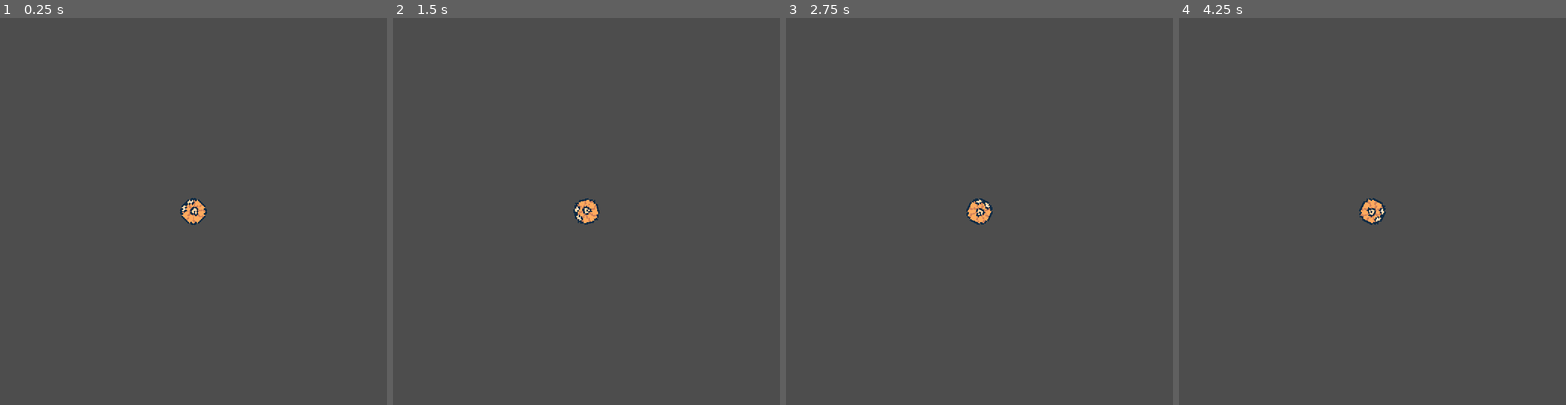
Above: before the commit, frames 1-4 (left to right).
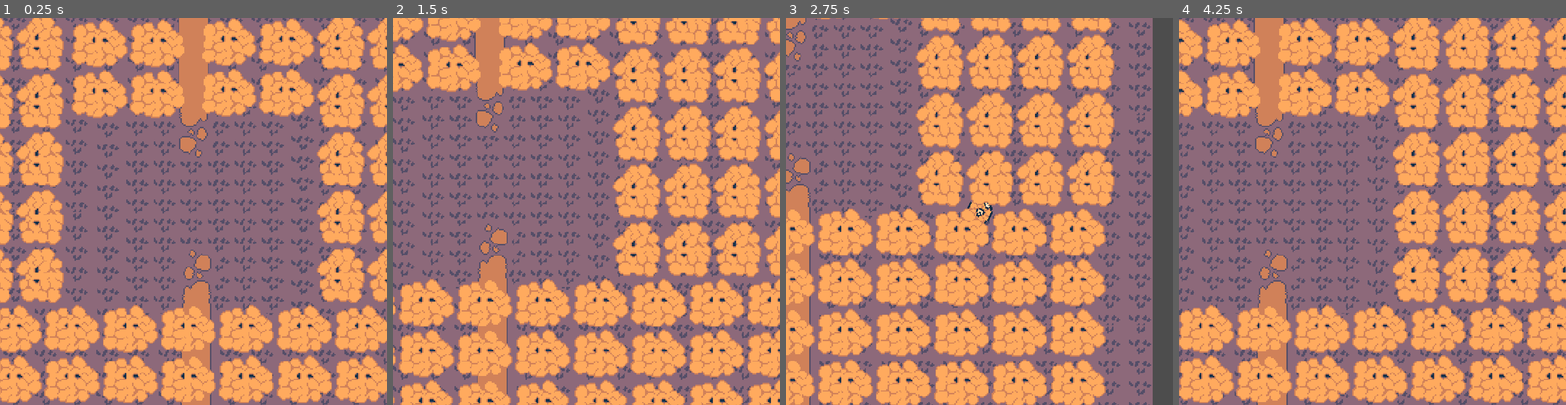
Above: after the commit, the same moments.

Repository: QuoteGenerator/Jame_Gam_Halloween
Game: Godot game, scene res://Tutorial_Area.tscn
The game is run twice, just before and just after one commit, with the same random seed, the same clock (stepped at 60 frames per second) and the same inputs. This scene is started directly instead of the project's main scene.
Inputs (mouse positions are in pixels of both pictures, inside the frame that each line leads up to):
- Up to frame 1 (0.25 s): no input
- Up to frame 2 (1.5 s): tap Enter at 0.5 s; move the mouse to (671, 192) at 0.52 s; hold D 0.53-1.28 s; move the mouse to (509, 230) at 1.27 s; hold S from 1.28 s (still down)
- Up to frame 3 (2.75 s): move the mouse to (1018, 126) at 2.02 s; release S at 2.03 s; hold D from 2.03 s (still down)
- Up to frame 4 (4.25 s): move the mouse to (1353, 288) at 2.77 s; release D at 2.78 s; hold W 2.78-3.53 s; move the mouse to (1488, 269) at 3.52 s; hold A from 3.53 s (still down)

The runs differ from the first frame. In frame 1, 100% of the frame differs, in the area x 0-100%, y 0-100%; in frame 2, 100%; in frame 3, 95%; in frame 4, 100%.

Commit message:
created base tutorial area and created nodes for all obstacle objects

Diff:
--- a/Jame_GAM_HALLOWEN_FIX/jame-gam-halloween/Tutorial_Area.tscn
+++ b/Jame_GAM_HALLOWEN_FIX/jame-gam-halloween/Tutorial_Area.tscn
@@ -2,8 +2,114 @@
 
 [ext_resource type="Script" uid="uid://csjgifgn87tqj" path="res://Scripts/player.gd" id="1_fqcjd"]
 [ext_resource type="PackedScene" uid="uid://isg1f625y4p8" path="res://Player.tscn" id="2_ueham"]
+[ext_resource type="Texture2D" uid="uid://dewhohg7hkc26" path="res://Assets/Sprites/Areas/t_area.png" id="3_nkvb4"]
+[ext_resource type="Texture2D" uid="uid://dbh8kx1j1oydj" path="res://Assets/Sprites/Objects/tree_full.png" id="4_3va81"]
+[ext_resource type="Texture2D" uid="uid://cairtwsoy2paa" path="res://Assets/Sprites/Areas/row.png" id="5_4ndks"]
+[ext_resource type="Texture2D" uid="uid://o7mfhydtvir8" path="res://Assets/Sprites/Areas/path.png" id="6_fwyjp"]
+[ext_resource type="PackedScene" uid="uid://cvh34udiaksh4" path="res://combat_ui.tscn" id="7_3va81"]
 
 [node name="TutorialArea" type="Node2D" unique_id=1696652792]
 script = ExtResource("1_fqcjd")
 
 [node name="Player" parent="." unique_id=1519202898 instance=ExtResource("2_ueham")]
+
+[node name="TArea" type="Sprite2D" parent="." unique_id=2115904042]
+position = Vector2(3, -6)
+texture = ExtResource("3_nkvb4")
+
+[node name="trees" type="Node" parent="." unique_id=590680971]
+
+[node name="TreeFull" type="Sprite2D" parent="trees" unique_id=201740185]
+texture_repeat = 2
+position = Vector2(-4, 150)
+texture = ExtResource("4_3va81")
+region_enabled = true
+region_rect = Rect2(0, 0, 495, 157)
+
+[node name="TreeFull3" type="Sprite2D" parent="trees" unique_id=469658762]
+texture_repeat = 2
+position = Vector2(-50, -130)
+texture = ExtResource("4_3va81")
+region_enabled = true
+region_rect = Rect2(0, 0, 90.5, 117.395)
+
+[node name="TreeFull5" type="Sprite2D" parent="trees" unique_id=1805188766]
+texture_repeat = 2
+position = Vector2(50, -131)
+texture = ExtResource("4_3va81")
+region_enabled = true
+region_rect = Rect2(0, 0, 90.5, 117.395)
+
+[node name="TreeFull6" type="Sprite2D" parent="trees" unique_id=197630008]
+texture_repeat = 2
+position = Vector2(-49, -245.5)
+texture = ExtResource("4_3va81")
+region_enabled = true
+region_rect = Rect2(0, 0, 90.5, 117.395)
+
+[node name="TreeFull7" type="Sprite2D" parent="trees" unique_id=2067492664]
+texture_repeat = 2
+position = Vector2(51, -246.5)
+texture = ExtResource("4_3va81")
+region_enabled = true
+region_rect = Rect2(0, 0, 90.5, 117.395)
+
+[node name="TreeFull8" type="Sprite2D" parent="trees" unique_id=1776669160]
+texture_repeat = 2
+position = Vector2(-51, -364.5)
+texture = ExtResource("4_3va81")
+region_enabled = true
+region_rect = Rect2(0, 0, 90.5, 117.395)
+
+[node name="TreeFull9" type="Sprite2D" parent="trees" unique_id=186943583]
+texture_repeat = 2
+position = Vector2(49, -365.5)
+texture = ExtResource("4_3va81")
+region_enabled = true
+region_rect = Rect2(0, 0, 90.5, 117.395)
+
+[node name="TreeFull2" type="Sprite2D" parent="trees" unique_id=1963820084]
+texture_repeat = 2
+position = Vector2(-177, -177)
+rotation = -1.5707964
+texture = ExtResource("4_3va81")
+region_enabled = true
+region_rect = Rect2(0, 0, 497.99, 157)
+
+[node name="TreeFull4" type="Sprite2D" parent="trees" unique_id=965627998]
+texture_repeat = 2
+position = Vector2(173, -177)
+rotation = -1.5707964
+texture = ExtResource("4_3va81")
+region_enabled = true
+region_rect = Rect2(0, 0, 497.99, 157)
+
+[node name="Row" type="Sprite2D" parent="." unique_id=1817363686]
+z_index = -4096
+texture_repeat = 2
+position = Vector2(4, -36)
+texture = ExtResource("5_4ndks")
+region_enabled = true
+region_rect = Rect2(0, 0, 550, 579.035)
+metadata/_edit_lock_ = true
+
+[node name="Row2" type="Sprite2D" parent="." unique_id=559116715]
+position = Vector2(-67, 2)
+texture = ExtResource("5_4ndks")
+
+[node name="Row3" type="Sprite2D" parent="." unique_id=1431774794]
+position = Vector2(84, -4)
+texture = ExtResource("5_4ndks")
+
+[node name="Path" type="Sprite2D" parent="." unique_id=1928846684]
+position = Vector2(0, -186.25)
+scale = Vector2(1, 3.2457628)
+texture = ExtResource("6_fwyjp")
+
+[node name="Path2" type="Sprite2D" parent="." unique_id=2092420346]
+position = Vector2(2, 159.25)
+scale = Vector2(1, 2.7372882)
+texture = ExtResource("6_fwyjp")
+
+[node name="CombatUI" parent="." unique_id=111705774 instance=ExtResource("7_3va81")]
+visible = false
--- /dev/null
+++ b/Jame_GAM_HALLOWEN_FIX/jame-gam-halloween/fallenlog_1.tscn
@@ -0,0 +1,14 @@
+[gd_scene format=3 uid="uid://b74wv7b68e7fr"]
+
+[ext_resource type="Texture2D" uid="uid://dipr5w5jtl83a" path="res://Assets/Sprites/Objects/fallenlog1.png" id="1_858mu"]
+
+[sub_resource type="RectangleShape2D" id="RectangleShape2D_g4v7s"]
+size = Vector2(16, 50)
+
+[node name="Fallenlog1" type="StaticBody2D" unique_id=261858462]
+
+[node name="Fallenlog1" type="Sprite2D" parent="." unique_id=848964068]
+texture = ExtResource("1_858mu")
+
+[node name="CollisionShape2D" type="CollisionShape2D" parent="." unique_id=583339191]
+shape = SubResource("RectangleShape2D_g4v7s")
--- /dev/null
+++ b/Jame_GAM_HALLOWEN_FIX/jame-gam-halloween/fallenlog_2.tscn
@@ -0,0 +1,14 @@
+[gd_scene format=3 uid="uid://by32et73gkr3a"]
+
+[ext_resource type="Texture2D" uid="uid://ct625sleil0jy" path="res://Assets/Sprites/Objects/fallenlog2.png" id="1_v73uc"]
+
+[sub_resource type="RectangleShape2D" id="RectangleShape2D_g4v7s"]
+size = Vector2(16, 50)
+
+[node name="Fallenlog2" type="StaticBody2D" unique_id=1464683074]
+
+[node name="Fallenlog2" type="Sprite2D" parent="." unique_id=766318978]
+texture = ExtResource("1_v73uc")
+
+[node name="CollisionShape2D" type="CollisionShape2D" parent="." unique_id=954326713]
+shape = SubResource("RectangleShape2D_g4v7s")
--- /dev/null
+++ b/Jame_GAM_HALLOWEN_FIX/jame-gam-halloween/rock_1.tscn
@@ -0,0 +1,24 @@
+[gd_scene format=3 uid="uid://b8j662xpheekl"]
+
+[ext_resource type="Texture2D" uid="uid://c15yddiojjd6k" path="res://Assets/Sprites/Objects/rock1.png" id="1_dts5t"]
+
+[sub_resource type="CapsuleShape2D" id="CapsuleShape2D_g4v7s"]
+radius = 14.0
+height = 36.0
+
+[sub_resource type="CircleShape2D" id="CircleShape2D_g4v7s"]
+radius = 2.828427
+
+[node name="rock1" type="StaticBody2D" unique_id=170553724]
+position = Vector2(0, -2)
+
+[node name="Rock1" type="Sprite2D" parent="." unique_id=1072352295]
+position = Vector2(1, 0)
+texture = ExtResource("1_dts5t")
+
+[node name="CollisionShape2D" type="CollisionShape2D" parent="." unique_id=144565182]
+shape = SubResource("CapsuleShape2D_g4v7s")
+
+[node name="CollisionShape2D2" type="CollisionShape2D" parent="." unique_id=1810250169]
+position = Vector2(1, -1)
+shape = SubResource("CircleShape2D_g4v7s")
--- /dev/null
+++ b/Jame_GAM_HALLOWEN_FIX/jame-gam-halloween/rock_2.tscn
@@ -0,0 +1,16 @@
+[gd_scene format=3 uid="uid://c6qwfkx23a2oe"]
+
+[ext_resource type="Texture2D" uid="uid://d3n8vod38del0" path="res://Assets/Sprites/Objects/rock2.png" id="1_x3onm"]
+
+[sub_resource type="CapsuleShape2D" id="CapsuleShape2D_v73uc"]
+radius = 7.0
+height = 22.0
+
+[node name="rock2" type="StaticBody2D" unique_id=162913101]
+
+[node name="Rock2" type="Sprite2D" parent="." unique_id=1809327317]
+texture = ExtResource("1_x3onm")
+
+[node name="CollisionShape2D" type="CollisionShape2D" parent="." unique_id=110127468]
+rotation = 1.5707964
+shape = SubResource("CapsuleShape2D_v73uc")
--- /dev/null
+++ b/Jame_GAM_HALLOWEN_FIX/jame-gam-halloween/treestump.tscn
@@ -0,0 +1,14 @@
+[gd_scene format=3 uid="uid://mv1w0so7hbf1"]
+
+[ext_resource type="Texture2D" uid="uid://0cga8lnrgfl" path="res://Assets/Sprites/Objects/treestump.png" id="1_7paea"]
+
+[sub_resource type="CircleShape2D" id="CircleShape2D_g4v7s"]
+radius = 12.0
+
+[node name="treestump" type="StaticBody2D" unique_id=148929270]
+
+[node name="Treestump" type="Sprite2D" parent="." unique_id=301290629]
+texture = ExtResource("1_7paea")
+
+[node name="CollisionShape2D" type="CollisionShape2D" parent="." unique_id=1373117673]
+shape = SubResource("CircleShape2D_g4v7s")
Binary file changed: Jame_GAM_HALLOWEN_FIX/jame-gam-halloween/Assets/Sprites/Areas/t_area.png
